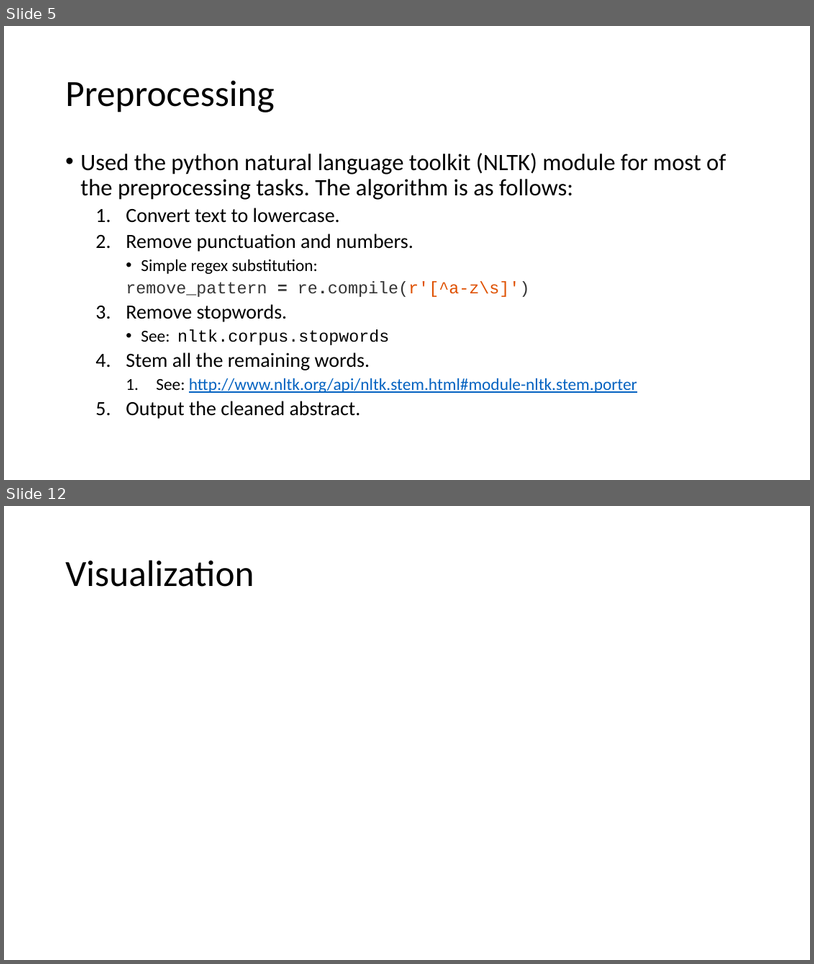
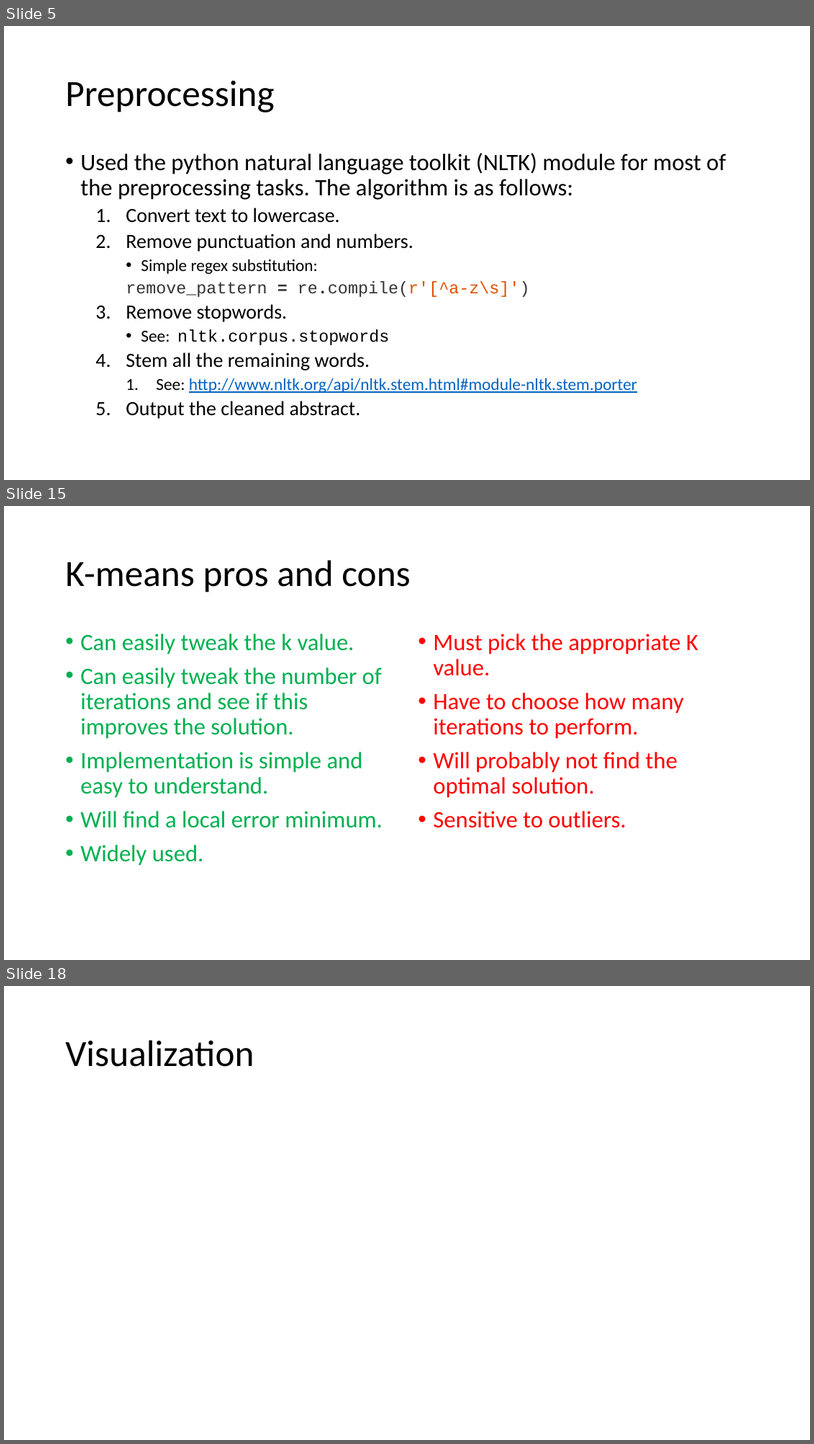
Before and after one commit to lnunno/big-data-nyt-tf-idf, a slide deck: docs/presentation.pptx. Shown one above the other, each under a label of ours: slides 5 and 12 before the commit, slides 5, 15 and 18 after it; the slides between them are not shown. The pictures are 814x964 and 814x1444 pixels, drawn with LibreOffice and Linux fonts; fonts in the diff are those of the drawing. Boxes give left, top, right and bottom in pixels: in the first picture for what was removed or moved away, otherwise in the second. Text is boxed around its words. In the diff, an @@ line names an element or a change of style, - is before the commit and + after.

```diff
--- a/docs/presentation.pptx
+++ b/docs/presentation.pptx
@@ slide 15 added at (4, 506, 810, 960), background #FFFFFF @@
@@ title added at (65, 560, 410, 592), 44 pt, text #000000 @@
+K-means pros and cons
@@ text added at (80, 633, 383, 865), 28 pt, text #00B050 @@
+• Can easily tweak the k value.
+• Can easily tweak the number of iterations and see if this improves the solution.
+• Implementation is simple and easy to understand.
+• Will find a local error minimum.
+• Widely used.
@@ text added at (433, 633, 699, 828), 28 pt, text #FF0000 @@
+• Must pick the appropriate K value.
+• Have to choose how many iterations to perform.
+• Will probably not find the optimal solution.
+• Sensitive to outliers.
@@ what was slide 12 is now slide 18 @@
```
Also in this commit, not shown: 4 slides changed, 7 other slides added, 2 slides removed.
